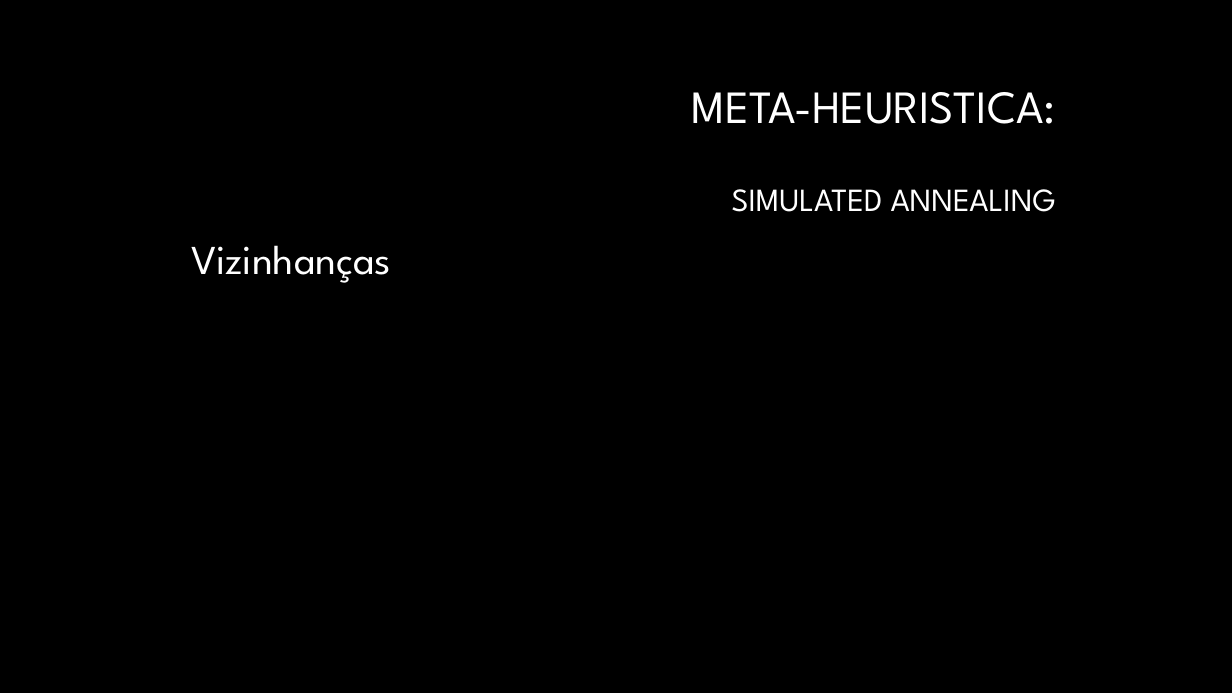
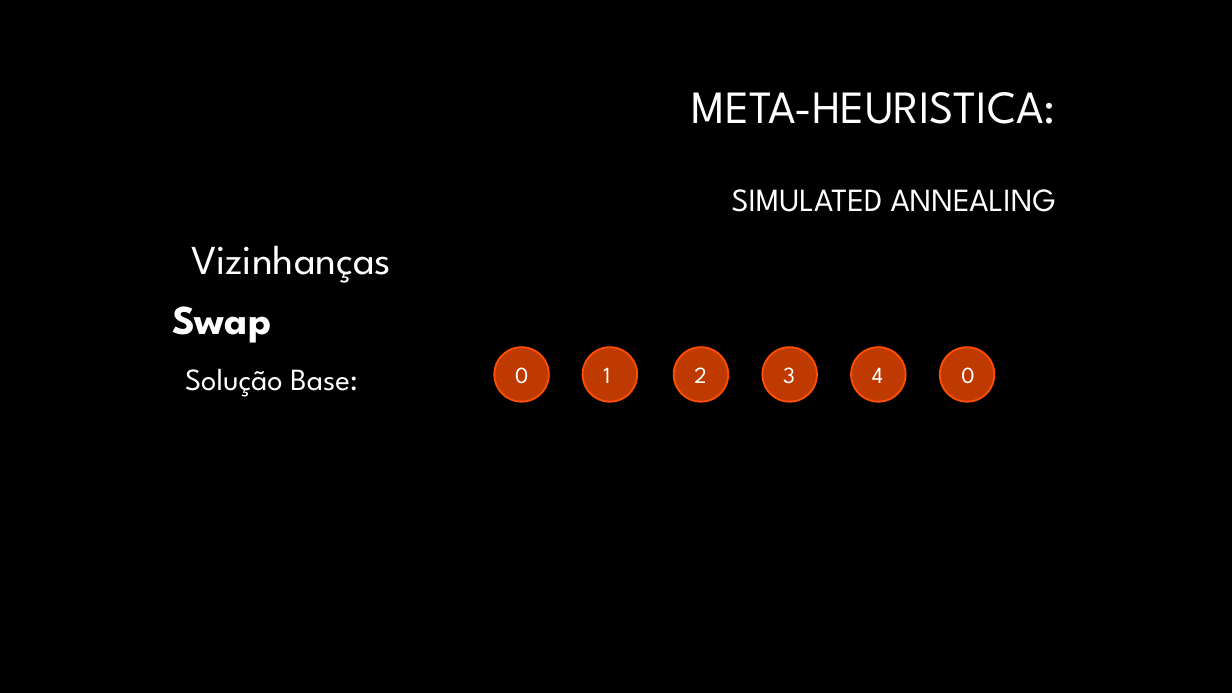
Before and after one commit to Pedro-Magalhaes/IA-Trabalho01, a slide deck: slide 9 of Apresentacao.pptx. Drawn at 1232x693 pixels with LibreOffice and Linux fonts; fonts in the diff are those of the drawing; background and template pictures are left out. Boxes give left, top, right and bottom in pixels: in the first picture for what was removed or moved away, otherwise in the second. Text is boxed around its words. In the diff, an @@ line names an element or a change of style, - is before the commit and + after.

```diff
--- a/Apresentacao.pptx
+++ b/Apresentacao.pptx
@@ text added at (172, 306, 271, 343), 32 pt, text #FFFFFF, bold @@
+Swap
@@ ellipse added at (494, 348, 549, 402), fill #FF4E00 at 75% opacity, outline #FF4E00 1.42 pt @@
@@ ellipse added at (583, 348, 638, 402), fill #FF4E00 at 75% opacity, outline #FF4E00 1.42 pt @@
@@ ellipse added at (674, 348, 728, 402), fill #FF4E00 at 75% opacity, outline #FF4E00 1.42 pt @@
@@ ellipse added at (762, 348, 817, 402), fill #FF4E00 at 75% opacity, outline #FF4E00 1.42 pt @@
@@ ellipse added at (851, 348, 906, 402), fill #FF4E00 at 75% opacity, outline #FF4E00 1.42 pt @@
@@ ellipse added at (940, 348, 994, 402), fill #FF4E00 at 75% opacity, outline #FF4E00 1.42 pt @@
@@ text added at (185, 368, 357, 397), 24 pt, text #FFFFFF @@
+Solução Base:
@@ text added at (515, 367, 528, 384), 18 pt, text #FFFFFF @@
+0
@@ text added at (603, 367, 610, 383), 18 pt, text #FFFFFF @@
+1
@@ text added at (694, 367, 706, 383), 18 pt, text #FFFFFF @@
+2
@@ text added at (783, 367, 795, 384), 18 pt, text #FFFFFF @@
+3
@@ text added at (872, 367, 883, 383), 18 pt, text #FFFFFF @@
+4
@@ text added at (961, 367, 974, 384), 18 pt, text #FFFFFF @@
+0
```
Also in this commit, not shown: 4 other slides changed, 3 slides added.
